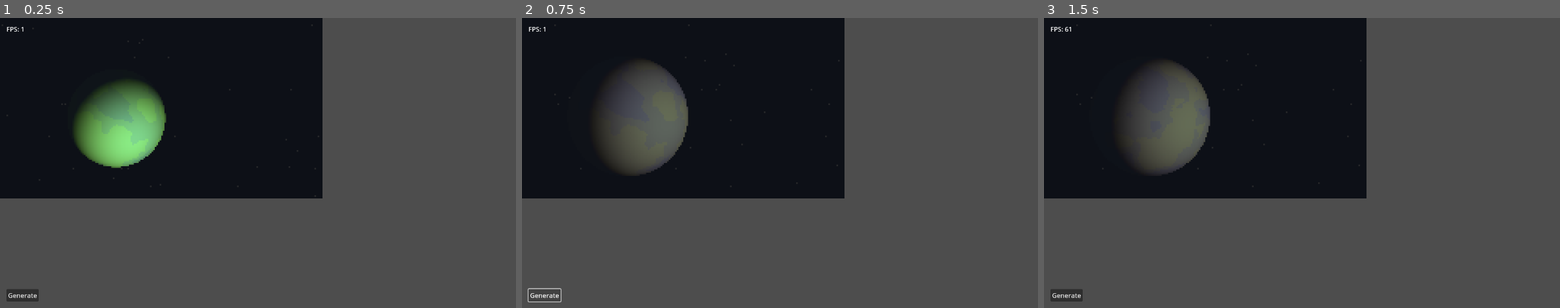
Above: before the commit, frames 1-3 (left to right).
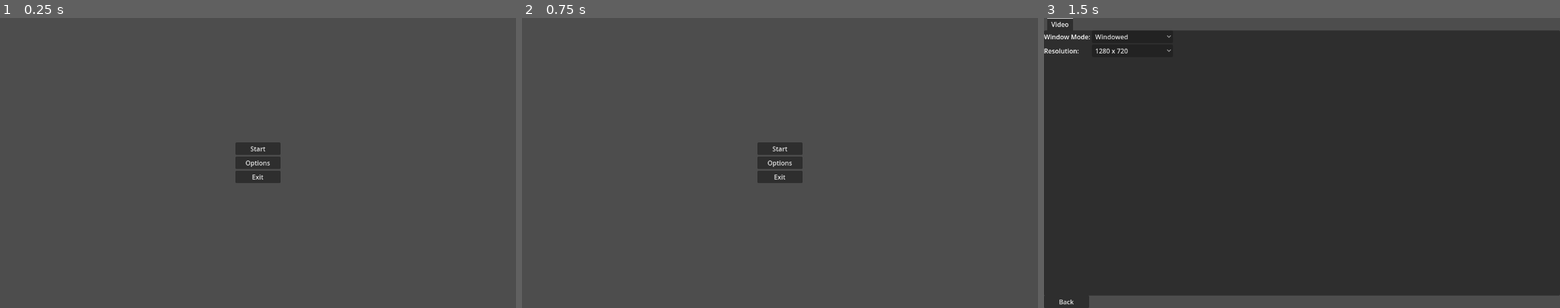
Above: after the commit, the same moments.

Repository: omgthan/planet
Game: Godot game, scene res://scenes/start.tscn
Same seed, same stepped clock (60 frames per second), same inputs: the game is played once before the commit and once after it. Before the commit the project starts from res://main.tscn.
Inputs (mouse positions are in pixels of both pictures, inside the frame that each line leads up to):
- Up to frame 1 (0.25 s): no input
- Up to frame 2 (0.75 s): click (542, 296) at 0.5 s, where only the run before the commit has a clickable "Generate"
- Up to frame 3 (1.5 s): click (1302, 163) at 1.25 s, where only the run after the commit has a clickable "Options"

The runs differ from the first frame. In frame 1, 39% of the frame differs, in the area x 0-63%, y 0-98%; in frame 2, 35%; in frame 3, 90%, in the area x 0-100%, y 0-100%.

Commit message:
Added menus

Diff:
--- a/project.godot
+++ b/project.godot
@@ -11,13 +11,13 @@
 [application]
 
 config/name="planet test"
-run/main_scene="res://main.tscn"
+run/main_scene="res://scenes/start.tscn"
 config/features=PackedStringArray("4.3", "Forward Plus")
 config/icon="res://icon.svg"
 
 [autoload]
 
-Globals="*res://globals.gd"
+Globals="*res://scripts/globals.gd"
 
 [debug]
 
--- a/main.tscn
+++ b/scenes/main.tscn
@@ -1,13 +1,13 @@
 [gd_scene load_steps=12 format=3 uid="uid://qwp2wiwcai3b"]
 
-[ext_resource type="Shader" path="res://planet.gdshader" id="1_5ropd"]
-[ext_resource type="Script" path="res://planet_viewport_container.gd" id="1_sc75b"]
-[ext_resource type="Script" path="res://main.gd" id="3_8sc0u"]
-[ext_resource type="Shader" path="res://starbackground.gdshader" id="3_dgoqo"]
-[ext_resource type="Script" path="res://starbackground.gd" id="3_espjc"]
+[ext_resource type="Script" path="res://scripts/planet_viewport_container.gd" id="1_0llsk"]
+[ext_resource type="Shader" path="res://scripts/shaders/starbackground.gdshader" id="2_ifwen"]
+[ext_resource type="Script" path="res://scripts/starbackground.gd" id="3_pbfa8"]
+[ext_resource type="Shader" path="res://scripts/shaders/planet.gdshader" id="4_qmfxm"]
+[ext_resource type="Script" path="res://scripts/main.gd" id="5_qwbc5"]
 
 [sub_resource type="ShaderMaterial" id="ShaderMaterial_lyv1y"]
-shader = ExtResource("3_dgoqo")
+shader = ExtResource("2_ifwen")
 shader_parameter/SPACE_COLOR = Vector3(0, 0, 0)
 
 [sub_resource type="FastNoiseLite" id="FastNoiseLite_jmmr8"]
@@ -20,7 +20,7 @@
 noise = SubResource("FastNoiseLite_jmmr8")
 
 [sub_resource type="ShaderMaterial" id="ShaderMaterial_gynki"]
-shader = ExtResource("1_5ropd")
+shader = ExtResource("4_qmfxm")
 shader_parameter/SPACE_COLOR = Vector3(0, 0, 0)
 shader_parameter/angle = null
 shader_parameter/radius = 1.0
@@ -47,7 +47,7 @@
 offset_right = 1280.0
 offset_bottom = 720.0
 stretch = true
-script = ExtResource("1_sc75b")
+script = ExtResource("1_0llsk")
 
 [node name="SubViewport" type="SubViewport" parent="PlanetViewportContainer"]
 handle_input_locally = false
@@ -60,12 +60,12 @@
 
 [node name="Background" type="Node2D" parent="PlanetViewportContainer/SubViewport"]
 material = SubResource("ShaderMaterial_lyv1y")
-script = ExtResource("3_espjc")
+script = ExtResource("3_pbfa8")
 star_noise_texture = SubResource("NoiseTexture2D_6uqgi")
 
 [node name="Planet" type="Node2D" parent="PlanetViewportContainer/SubViewport"]
 material = SubResource("ShaderMaterial_gynki")
-script = ExtResource("3_8sc0u")
+script = ExtResource("5_qwbc5")
 noise_texture = SubResource("NoiseTexture3D_43sej")
 
 [node name="CanvasLayer" type="CanvasLayer" parent="."]
--- /dev/null
+++ b/scenes/options.tscn
@@ -0,0 +1,72 @@
+[gd_scene load_steps=2 format=3 uid="uid://c0mlw663dwp4j"]
+
+[ext_resource type="Script" path="res://scripts/options.gd" id="1_3pxui"]
+
+[node name="OptionsMenu" type="Control"]
+layout_mode = 3
+anchors_preset = 0
+script = ExtResource("1_3pxui")
+
+[node name="BackButton" type="Button" parent="."]
+layout_mode = 1
+anchors_preset = 2
+anchor_top = 1.0
+anchor_bottom = 1.0
+offset_top = 689.0
+offset_right = 112.0
+offset_bottom = 720.0
+grow_vertical = 0
+size_flags_vertical = 3
+text = "Back"
+
+[node name="OptionTabMenu" type="TabContainer" parent="."]
+custom_minimum_size = Vector2(0, 689)
+offset_right = 1280.0
+offset_bottom = 689.0
+current_tab = 0
+
+[node name="Video" type="TabBar" parent="OptionTabMenu"]
+layout_mode = 2
+metadata/_tab_index = 0
+
+[node name="OptionsGrid" type="GridContainer" parent="OptionTabMenu/Video"]
+layout_mode = 0
+offset_right = 40.0
+offset_bottom = 40.0
+columns = 2
+
+[node name="WindowMode" type="Label" parent="OptionTabMenu/Video/OptionsGrid"]
+layout_mode = 2
+text = "Window Mode:"
+
+[node name="WindowModeDD" type="OptionButton" parent="OptionTabMenu/Video/OptionsGrid"]
+layout_mode = 2
+selected = 0
+item_count = 3
+popup/item_0/text = "Windowed"
+popup/item_1/text = "Windowed Borderless"
+popup/item_1/id = 1
+popup/item_2/text = "Fullscreen"
+popup/item_2/id = 2
+
+[node name="Resolution" type="Label" parent="OptionTabMenu/Video/OptionsGrid"]
+layout_mode = 2
+text = "Resolution:"
+
+[node name="ResolutionDD" type="OptionButton" parent="OptionTabMenu/Video/OptionsGrid"]
+layout_mode = 2
+selected = 2
+item_count = 5
+popup/item_0/text = "320 x 180"
+popup/item_1/text = "640 x 360"
+popup/item_1/id = 1
+popup/item_2/text = "1280 x 720"
+popup/item_2/id = 2
+popup/item_3/text = "1920 x 1080"
+popup/item_3/id = 3
+popup/item_4/text = "2560 x 1440"
+popup/item_4/id = 4
+
+[connection signal="pressed" from="BackButton" to="." method="_on_back_button_pressed"]
+[connection signal="item_selected" from="OptionTabMenu/Video/OptionsGrid/WindowModeDD" to="." method="_on_window_mode_dd_item_selected"]
+[connection signal="item_selected" from="OptionTabMenu/Video/OptionsGrid/ResolutionDD" to="." method="_on_resolution_dd_item_selected"]
--- /dev/null
+++ b/scenes/start.tscn
@@ -0,0 +1,44 @@
+[gd_scene load_steps=4 format=3 uid="uid://p6yte4m7xxae"]
+
+[ext_resource type="Script" path="res://scripts/start.gd" id="1_bw5sp"]
+[ext_resource type="Script" path="res://scripts/exit_button.gd" id="1_jtxlh"]
+[ext_resource type="PackedScene" uid="uid://c0mlw663dwp4j" path="res://scenes/options.tscn" id="3_jyg20"]
+
+[node name="Start" type="Node2D"]
+script = ExtResource("1_bw5sp")
+
+[node name="MainMenu" type="VBoxContainer" parent="."]
+anchors_preset = 8
+anchor_left = 0.5
+anchor_top = 0.5
+anchor_right = 0.5
+anchor_bottom = 0.5
+offset_left = 584.0
+offset_top = 304.0
+offset_right = 696.0
+offset_bottom = 416.0
+grow_horizontal = 2
+grow_vertical = 2
+size_flags_horizontal = 3
+size_flags_vertical = 3
+alignment = 1
+
+[node name="StartButton" type="Button" parent="MainMenu"]
+layout_mode = 2
+text = "Start"
+
+[node name="OptionsButton" type="Button" parent="MainMenu"]
+layout_mode = 2
+text = "Options"
+
+[node name="ExitButton" type="Button" parent="MainMenu"]
+layout_mode = 2
+text = "Exit"
+script = ExtResource("1_jtxlh")
+
+[node name="OptionsMenu" parent="." instance=ExtResource("3_jyg20")]
+visible = false
+
+[connection signal="pressed" from="MainMenu/OptionsButton" to="." method="_on_options_button_pressed"]
+[connection signal="pressed" from="MainMenu/ExitButton" to="MainMenu/ExitButton" method="_on_pressed"]
+[connection signal="return_from_options" from="OptionsMenu" to="." method="_on_options_menu_return_from_options"]
--- /dev/null
+++ b/scripts/exit_button.gd
@@ -0,0 +1,4 @@
+extends Button
+
+func _on_pressed() -> void:
+	get_tree().quit()
--- /dev/null
+++ b/scripts/options.gd
@@ -0,0 +1,41 @@
+extends Control
+
+var return_node : Node
+signal return_from_options
+
+## Attach the node to show when the returning after
+## pressing the back button
+func attach_show_node(in_node : Node) -> void:
+	return_node = in_node
+
+func _on_back_button_pressed() -> void:
+	return_from_options.emit()
+
+func _on_window_mode_dd_item_selected(index : int) -> void:
+	var res : Vector2i = DisplayServer.window_get_size()
+	var pos : Vector2i = DisplayServer.window_get_position()
+	match index:
+		0:
+			DisplayServer.window_set_mode(DisplayServer.WINDOW_MODE_WINDOWED)
+			DisplayServer.window_set_flag(DisplayServer.WINDOW_FLAG_BORDERLESS, false)
+		1:
+			DisplayServer.window_set_mode(DisplayServer.WINDOW_MODE_WINDOWED)
+			DisplayServer.window_set_flag(DisplayServer.WINDOW_FLAG_BORDERLESS, true)
+		2:
+			DisplayServer.window_set_mode(DisplayServer.WINDOW_MODE_FULLSCREEN)
+			DisplayServer.window_set_flag(DisplayServer.WINDOW_FLAG_BORDERLESS, false)
+	DisplayServer.window_set_size(res)
+	DisplayServer.window_set_position(pos)
+
+func _on_resolution_dd_item_selected(index : int) -> void:
+	match index:
+		0:
+			get_window().size = Vector2i(320,180)
+		1:
+			get_window().size = Vector2i(320,180) * 2
+		2:
+			get_window().size = Vector2i(320,180) * 4
+		3:
+			get_window().size = Vector2i(320,180) * 6
+		4:
+			get_window().size = Vector2i(320,180) * 8
--- /dev/null
+++ b/scripts/options_menu.gd
@@ -0,0 +1 @@
+extends VBoxContainer
--- /dev/null
+++ b/scripts/start.gd
@@ -0,0 +1,13 @@
+extends Node2D
+
+func _ready() -> void:
+	$OptionsMenu.attach_show_node(self)
+
+func _on_options_button_pressed() -> void:
+	$MainMenu.hide()
+	$OptionsMenu.show()
+
+
+func _on_options_menu_return_from_options() -> void:
+	$OptionsMenu.hide()
+	$MainMenu.show()
Renamed: globals.gd -> scripts/globals.gd
Renamed: planet_viewport_container.gd -> scripts/planet_viewport_container.gd
Renamed: starbackground.gd -> scripts/starbackground.gd
